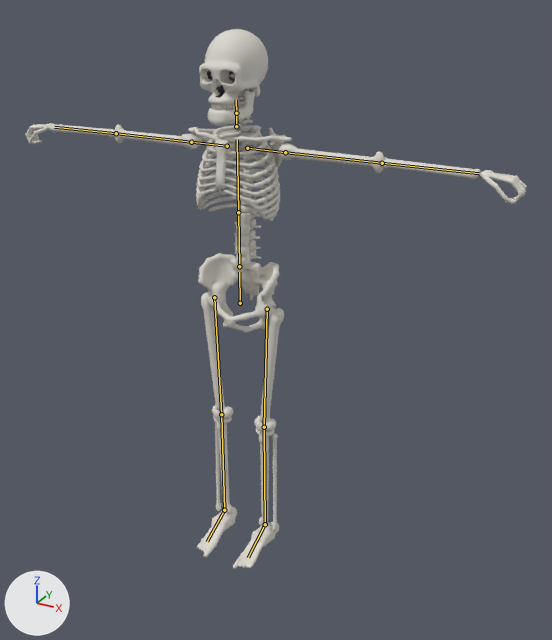
The FBX model Assets/Resources/Bodies/Skeleton.fbx: old version first, new version second.
One viewpoint serves both versions: a camera (50 mm lens) standing at (0.685, -1.11, 1.066) and looking at (0.093, -0.033, 0.528). The lights are fixed; the arrows at lower left show +X, +Y and +Z. The first picture is the older version. The bones that change, and the others that lie on the model, are drawn over the model as lines.

Names of what the first picture shows: 'SkeletonMesh'.
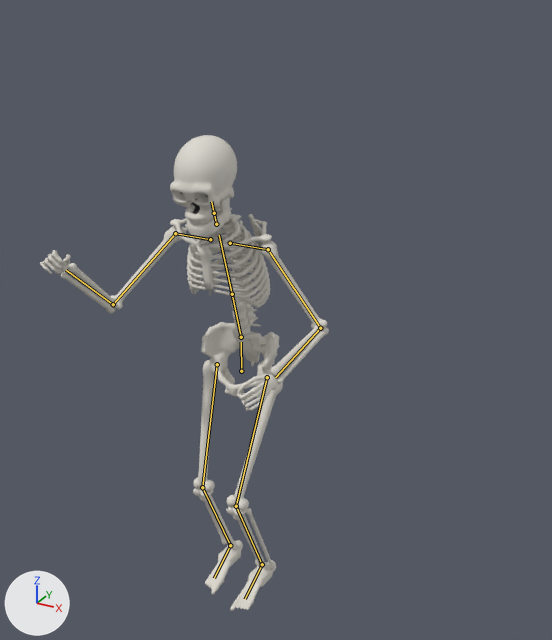
The newer file adds an action. The first version stands in its rest pose; the second is drawn at frame 38 of the action 'Skeleton|Gather'.

Changed parts and their boxes (x1, y1, x2, y2) in the pictures (552 x 640 px):
'SkeletonMesh', posed (42% narrower, 12% shorter): before (25, 29, 527, 569); after (40, 135, 329, 611)
bone 'Hips', root to tip: before (240, 303) to (239, 272); after (241, 371) to (241, 342)
bone 'Spine', root to tip: before (239, 266) to (238, 212); after (241, 337) to (232, 294)
bone 'Chest', root to tip: before (238, 212) to (237, 139); after (232, 294) to (219, 235)
bone 'Head', root to tip: before (236, 113) to (236, 99); after (214, 213) to (211, 201)
bone 'LeftUpperArm', root to tip: before (285, 152) to (382, 163); after (268, 249) to (320, 328)
bone 'LeftLowerArm', root to tip: before (382, 163) to (479, 173); after (320, 328) to (275, 377)
bone 'RightUpperArm', root to tip: before (191, 142) to (116, 133); after (175, 233) to (113, 304)
bone 'RightLowerArm', root to tip: before (116, 133) to (54, 127); after (113, 304) to (66, 270)
bone 'LeftUpperLeg', root to tip: before (267, 309) to (264, 427); after (267, 377) to (236, 506)
bone 'LeftLowerLeg', root to tip: before (264, 427) to (265, 524); after (236, 506) to (262, 564)
bone 'LeftFoot', root to tip: before (265, 524) to (248, 557); after (262, 564) to (245, 599)
bone 'RightUpperLeg', root to tip: before (214, 297) to (221, 414); after (217, 364) to (202, 487)
bone 'RightLowerLeg', root to tip: before (221, 414) to (224, 510); after (202, 487) to (230, 545)
bone 'RightFoot', root to tip: before (224, 510) to (207, 541); after (230, 545) to (214, 578)

What the commit changed:
Bone 'Hips' (bone_hips) moves from (0.0, 0.0, 0.0) to (0.0, -0.14, 0.0).
Bone 'Spine' (bone_spine) turns from (0, 0, 0) to (16, 0, 0) degrees about its own x, y and z.
Bone 'Chest' (bone_chest) turns from (0, 0, 0) to (1, 0, 0) degrees about its own x, y and z.
Bone 'Head' (bone_head) turns from (0, 0, 0) to (0, 4, 0) degrees about its own x, y and z.
Bone 'LeftUpperArm' (bone_leftupperarm) turns from (0, 0, 0) to (-62, 0, 0) degrees about its own x, y and z.
Bone 'LeftLowerArm' (bone_leftlowerarm) turns from (0, 0, 0) to (0, 0, -96) degrees about its own x, y and z.
Bone 'RightUpperArm' (bone_rightupperarm) turns from (0, 0, 0) to (-62, 54, 0) degrees about its own x, y and z.
Bone 'RightLowerArm' (bone_rightlowerarm) turns from (0, 0, 0) to (0, 0, 96) degrees about its own x, y and z.
Bone 'LeftUpperLeg' (bone_leftupperleg) turns from (0, 0, 0) to (-26, 1, 1) degrees about its own x, y and z.
Bone 'LeftLowerLeg' (bone_leftlowerleg) turns from (0, 0, 0) to (50, 0, 0) degrees about its own x, y and z.
Bone 'LeftFoot' (bone_leftfoot) turns from (0, 0, 0) to (-22, 0, 0) degrees about its own x, y and z.
Bone 'RightUpperLeg' (bone_rightupperleg) turns from (0, 0, 0) to (-18, -1, 0) degrees about its own x, y and z.
Bone 'RightLowerLeg' (bone_rightlowerleg) turns from (0, 0, 0) to (42, 0, 0) degrees about its own x, y and z.
Bone 'RightFoot' (bone_rightfoot) turns from (0, 0, 0) to (-20, 0, 0) degrees about its own x, y and z.
